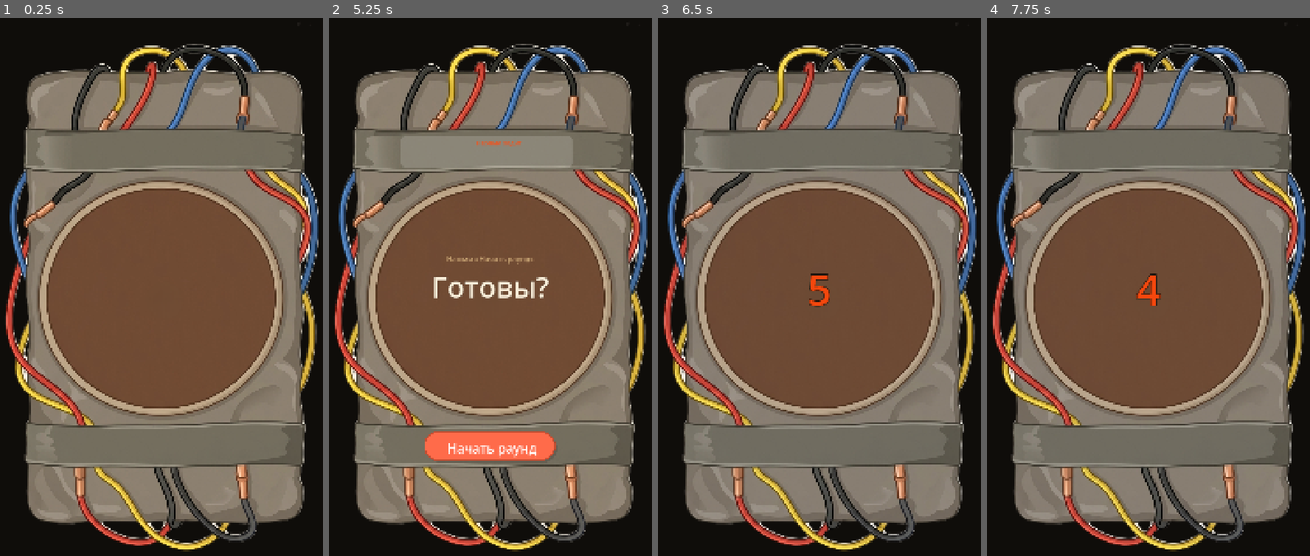
Above: before the commit, frames 1-4 (left to right).
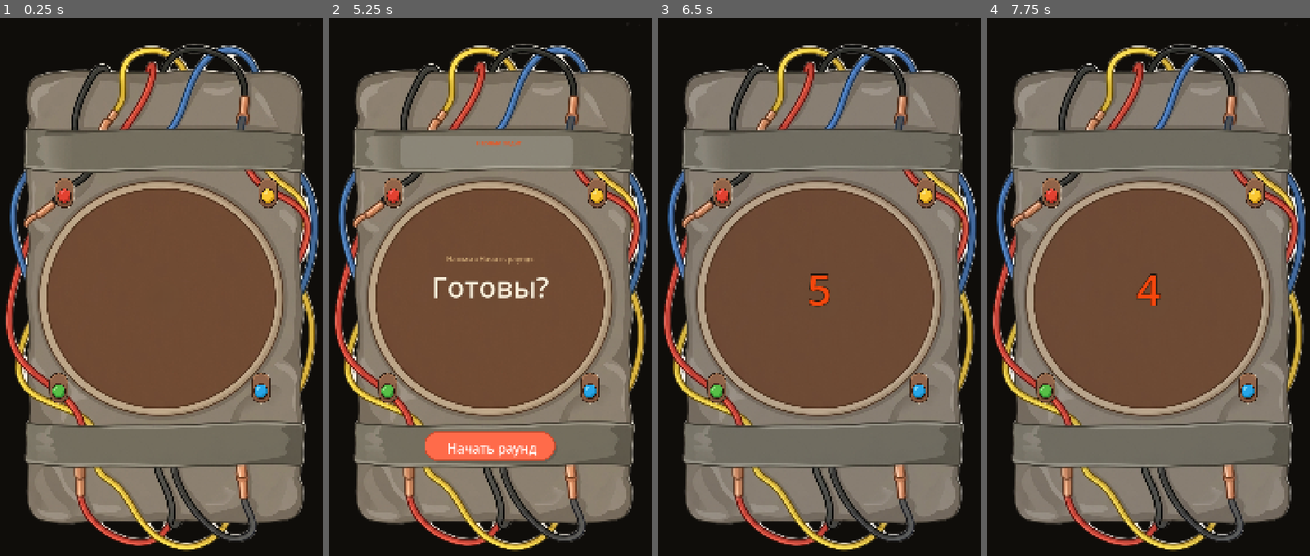
Above: after the commit, the same moments.

Repository: GGamezebo/GodBomb
Game: Godot game, scene res://src/contexts/game_context/game_context.tscn
Same seed, same stepped clock (60 frames per second), same inputs: the game is played once before the commit and once after it. This scene is started directly instead of the project's main scene.
Inputs (mouse positions are in pixels of both pictures, inside the frame that each line leads up to):
- Up to frame 1 (0.25 s): no input
- Up to frame 2 (5.25 s): tap Enter at 0.5, 0.6, 2, 2.1, 3.5, 3.6, 5.1 s; move the mouse to (564, 270) at 0.52 s; click (564, 270) at 0.67 s; tap Space at 1.25, 2.75, 4.25 s; drag from (422, 330) to (474, 416) at 1.27 s; move the mouse to (522, 168) at 2.02 s; click (522, 168) at 2.17 s; drag from (474, 416) to (390, 211) at 2.77 s; move the mouse to (590, 389) at 3.52 s; click (590, 389) at 3.67 s; drag from (390, 211) to (442, 152) at 4.27 s; move the mouse to (506, 297) at 5.02 s; click (506, 297) at 5.17 s
- Up to frame 3 (6.5 s): click "Начать раунд" at 5.75 s
- Up to frame 4 (7.75 s): drag from (1100, 152) to (1080, 330) at 6.52 s; move the mouse to (1222, 270) at 7.27 s; tap Enter at 7.35 s; click (1222, 270) at 7.42 s

The runs differ from the first frame. In frame 1, 1.2% of the frame differs, in the area x 15-87%, y 29-72%; in frame 2, 1.2%; in frame 3, 1.2%; in frame 4, 1.2%.
Error in both runs: Out of bounds get index '0' (on base: 'Array[GamePlayer]') (res://src/contexts/game_context/game_logic/game_session.gd:82)

Commit message:
fix bugs

Diff:
--- a/src/contexts/game_context/game_context.tscn
+++ b/src/contexts/game_context/game_context.tscn
@@ -25,6 +25,7 @@
 [ext_resource type="Texture2D" uid="uid://de4n5e1fxki8i" path="res://assets/textures/Background/Background.png" id="26"]
 [ext_resource type="Script" uid="uid://dkplswcbvqptx" path="res://src/features/background/game_bomb_background.gd" id="27"]
 [ext_resource type="Texture2D" uid="uid://b27y0jjb7mmmy" path="res://assets/party_kitchen/buttons/start_active.svg" id="28"]
+[ext_resource type="Script" path="res://src/features/bomb/bomb_lamps.gd" id="29"]
 
 [node name="GameContext" type="Control" unique_id=1610270397 node_paths=PackedStringArray("game_manager")]
 layout_mode = 3
@@ -122,6 +123,14 @@
 
 [node name="RoundWord" type="Marker2D" parent="UI/BackgroundBomb/ScaledContent"]
 position = Vector2(540, 928)
+
+[node name="BombLamps" type="Control" parent="UI/BackgroundBomb/ScaledContent"]
+layout_mode = 0
+offset_right = 1080.0
+offset_bottom = 1920.0
+mouse_filter = 2
+script = ExtResource("29")
+game_events = ExtResource("15")
 
 [node name="ExplosionEffect" type="Node2D" parent="UI/BackgroundBomb/ScaledContent" unique_id=1230183710 node_paths=PackedStringArray("particles")]
 z_index = 6
--- a/src/contexts/menu_context/menu_context.tscn
+++ b/src/contexts/menu_context/menu_context.tscn
@@ -16,6 +16,7 @@
 [ext_resource type="Texture2D" uid="uid://cbb8gsai6lwuy" path="res://assets/party_kitchen/buttons/icon_music_off.svg" id="14"]
 [ext_resource type="Texture2D" uid="uid://ci0nbi42m75wm" path="res://assets/party_kitchen/buttons/icon_rules.svg" id="15"]
 [ext_resource type="Script" uid="uid://bombs212nuf58" path="res://src/features/menu/menu_bomb_layout.gd" id="16"]
+[ext_resource type="Script" path="res://src/features/bomb/bomb_lamps.gd" id="17"]
 
 [node name="MenuContext" type="Control" unique_id=1379479129 node_paths=PackedStringArray("start_button", "player_selection_widget", "settings_button", "music_button", "rules_button", "settings_window", "rules_window")]
 layout_mode = 3
@@ -71,6 +72,13 @@
 
 [node name="Marker2D" type="Marker2D" parent="BackgroundBomb/ScaledContent" unique_id=1831889289]
 position = Vector2(528, 483)
+
+[node name="BombLamps" type="Control" parent="BackgroundBomb/ScaledContent"]
+layout_mode = 0
+offset_right = 1080.0
+offset_bottom = 1920.0
+mouse_filter = 2
+script = ExtResource("17")
 
 [node name="TopBar" type="HBoxContainer" parent="BackgroundBomb/ScaledContent" unique_id=2074903033]
 layout_mode = 0
--- /dev/null
+++ b/src/features/bomb/bomb_lamps.gd
@@ -0,0 +1,171 @@
+class_name BombLamps
+extends Control
+
+const LAMPS_TEXTURE := preload("res://assets/textures/lamps.png")
+const ATLAS_SIZE := Vector2(1672.0, 941.0)
+const COLS := 5
+const ROWS := 2
+const OFF_ROW := 0
+const ON_ROW := 1
+
+# Atlas columns: red, yellow, green, blue, orange.
+const COLOR_COLUMNS := [0, 1, 2, 3]
+const LAMP_SIZE := Vector2(104.0, 148.0)
+const LAMP_POSITIONS := [
+	Vector2(205.0, 611.0),
+	Vector2(875.0, 611.0),
+	Vector2(205.0, 1245.0),
+	Vector2(875.0, 1245.0),
+]
+
+@export var game_events: GameEvents
+@export var blink_interval_normal: float = 0.55
+@export var blink_interval_alert: float = 0.22
+
+var listener: EventListener = EventListener.new()
+var _lamps: Array[TextureRect] = []
+var _off_textures: Array[AtlasTexture] = []
+var _on_textures: Array[AtlasTexture] = []
+var _active: bool = false
+var _alert: bool = false
+var _active_index: int = 0
+var _timer: float = 0.0
+var _fade_tween: Tween
+
+
+func _ready() -> void:
+	mouse_filter = Control.MOUSE_FILTER_IGNORE
+	z_index = 0
+	set_anchors_and_offsets_preset(Control.PRESET_TOP_LEFT)
+	size = MenuBombLayout.DESIGN_SIZE
+	_build_textures()
+	_build_lamps()
+	_set_all_off()
+	if game_events:
+		listener.add(game_events.ev_game_state_changed, _on_game_state_changed)
+		listener.add(game_events.ev_alert, _on_alert)
+
+
+func _exit_tree() -> void:
+	listener.deinit()
+	_kill_fade_tween()
+
+
+func _process(delta: float) -> void:
+	if not _active or _lamps.is_empty():
+		return
+	_timer += delta
+	var interval := blink_interval_alert if _alert else blink_interval_normal
+	if _timer < interval:
+		return
+	_timer -= interval
+	_active_index = (_active_index + 1) % _lamps.size()
+	_apply_blink_visuals()
+
+
+func _build_textures() -> void:
+	for col in COLOR_COLUMNS:
+		var off := AtlasTexture.new()
+		off.atlas = LAMPS_TEXTURE
+		off.region = _frame_rect(col, OFF_ROW)
+		_off_textures.append(off)
+
+		var on := AtlasTexture.new()
+		on.atlas = LAMPS_TEXTURE
+		on.region = _frame_rect(col, ON_ROW)
+		_on_textures.append(on)
+
+
+func _build_lamps() -> void:
+	for i in LAMP_POSITIONS.size():
+		var lamp := TextureRect.new()
+		lamp.name = "Lamp%d" % i
+		lamp.mouse_filter = Control.MOUSE_FILTER_IGNORE
+		lamp.texture = _off_textures[i]
+		lamp.expand_mode = TextureRect.EXPAND_IGNORE_SIZE
+		lamp.stretch_mode = TextureRect.STRETCH_KEEP_ASPECT_CENTERED
+		lamp.custom_minimum_size = LAMP_SIZE
+		lamp.size = LAMP_SIZE
+		lamp.pivot_offset = LAMP_SIZE * 0.5
+		lamp.position = LAMP_POSITIONS[i] - LAMP_SIZE * 0.5
+		add_child(lamp)
+		_lamps.append(lamp)
+
+
+func _frame_rect(col: int, row: int) -> Rect2:
+	var frame_w := ATLAS_SIZE.x / float(COLS)
+	var frame_h := ATLAS_SIZE.y / float(ROWS)
+	return Rect2(col * frame_w, row * frame_h, frame_w, frame_h)
+
+
+func _on_game_state_changed(_from_state: String, to_state: String) -> void:
+	match to_state:
+		FSMGameStates.PLAY:
+			_show_lamps()
+			_start_blink(false)
+		FSMGameStates.EXPLOSION:
+			_play_explosion_hide()
+		FSMGameStates.RESULT, FSMGameStates.READY_TO_START, FSMGameStates.PLAYER_CHOICE, FSMGameStates.COUNTDOWN:
+			_show_lamps()
+			_stop_blink()
+		_:
+			_show_lamps()
+			_stop_blink()
+
+
+func _on_alert() -> void:
+	if _active:
+		_alert = true
+		_timer = 0.0
+
+
+func _start_blink(alert: bool) -> void:
+	_active = true
+	_alert = alert
+	_active_index = 0
+	_timer = 0.0
+	_apply_blink_visuals()
+
+
+func _stop_blink() -> void:
+	_active = false
+	_alert = false
+	_active_index = 0
+	_timer = 0.0
+	_set_all_off()
+
+
+func _show_lamps() -> void:
+	_kill_fade_tween()
+	visible = true
+	modulate = Color.WHITE
+
+
+func _play_explosion_hide() -> void:
+	_stop_blink()
+	_kill_fade_tween()
+	if not visible:
+		return
+	modulate = Color(1.45, 0.42, 0.12, 1.0)
+	_fade_tween = create_tween()
+	_fade_tween.tween_property(self, "modulate:a", 0.0, 0.14).set_trans(Tween.TRANS_EXPO).set_ease(Tween.EASE_IN)
+	_fade_tween.tween_callback(func() -> void:
+		visible = false
+		modulate = Color.WHITE
+	)
+
+
+func _kill_fade_tween() -> void:
+	if _fade_tween:
+		_fade_tween.kill()
+		_fade_tween = null
+
+
+func _set_all_off() -> void:
+	for i in _lamps.size():
+		_lamps[i].texture = _off_textures[i]
+
+
+func _apply_blink_visuals() -> void:
+	for i in _lamps.size():
+		_lamps[i].texture = _on_textures[i] if i == _active_index else _off_textures[i]
Not shown, added: src/features/bomb/bomb_lamps.gd.uid
